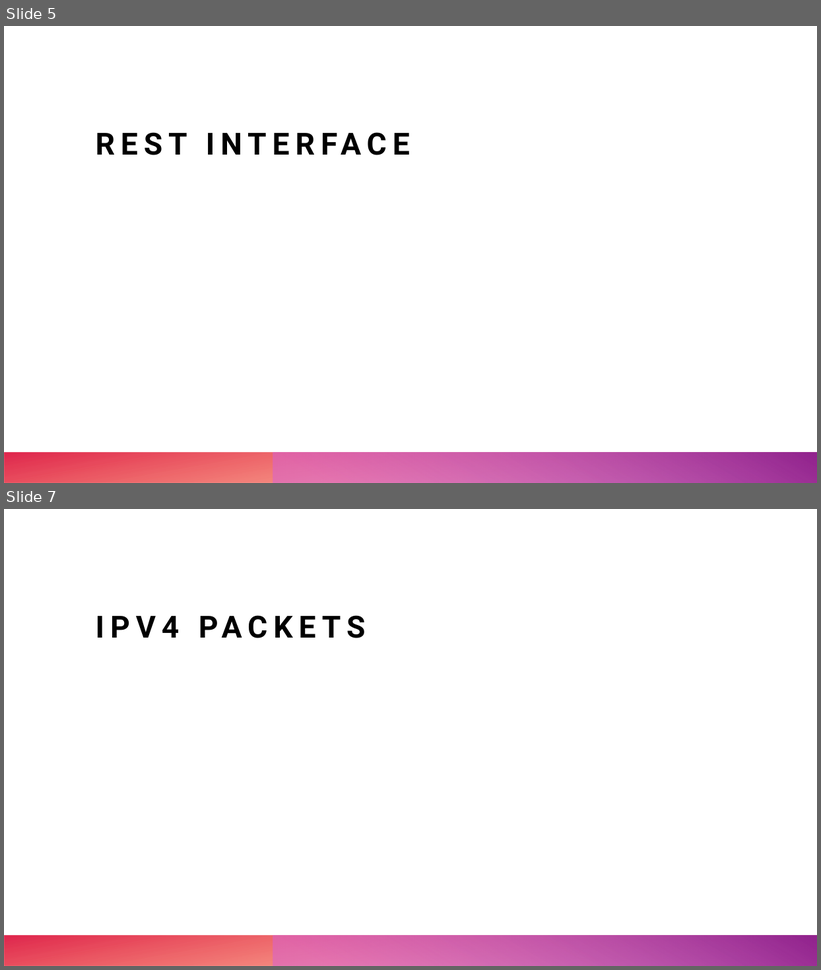
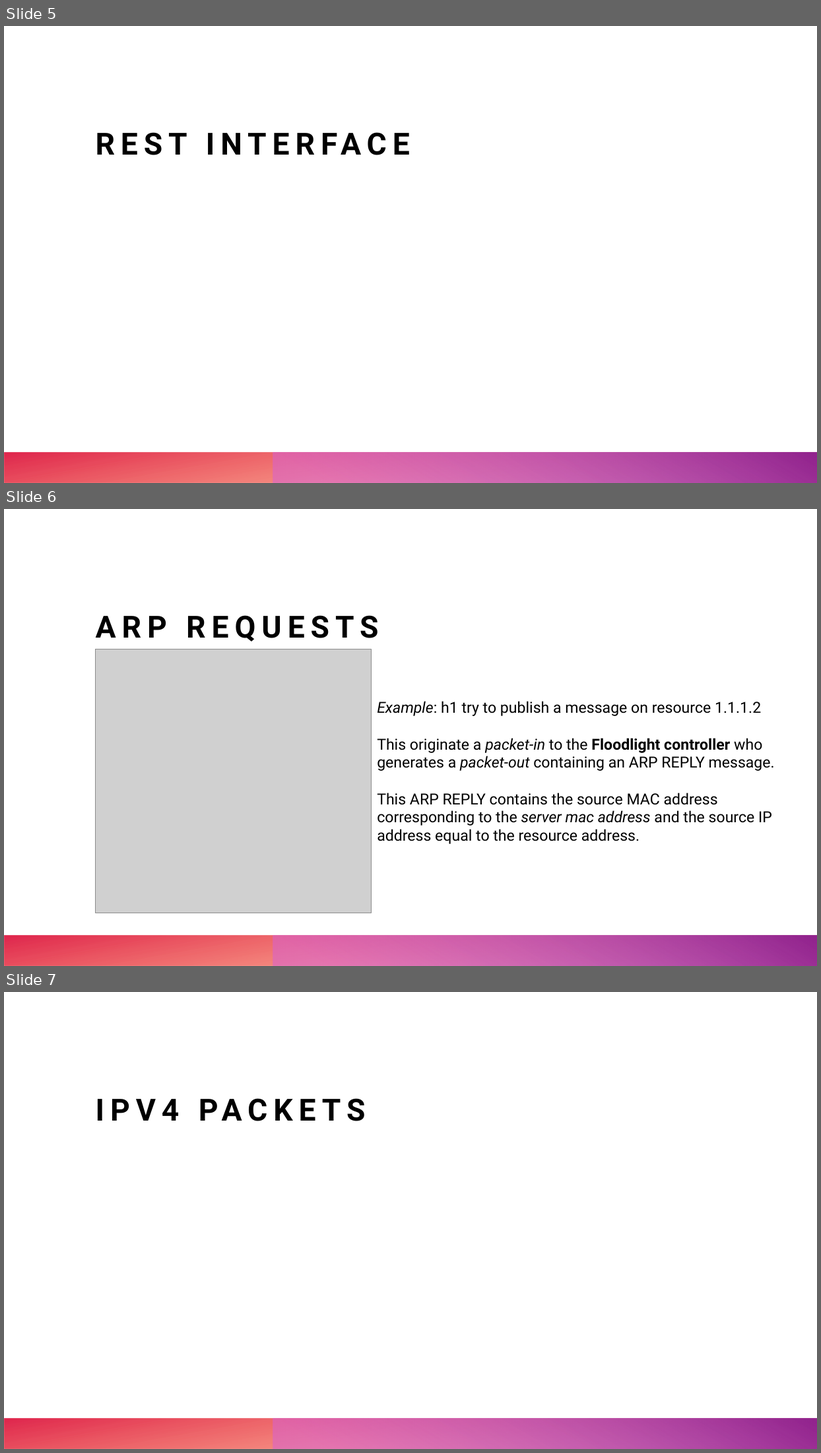
Before and after one commit to leonardopoggiani/ANAWS-project, a slide deck: DistributedMessageBroker.pptx. Shown one above the other, each under a label of ours: slides 5 and 7 before the commit, slides 5, 6 and 7 after it; the slides between them are not shown. The pictures are 821x970 and 821x1453 pixels, drawn with LibreOffice and Linux fonts; fonts in the diff are those of the drawing; grey boxes stand for pictures. Boxes give left, top, right and bottom in pixels: in the first picture for what was removed or moved away, otherwise in the second. Text is boxed around its words. In the diff, an @@ line names an element or a change of style, - is before the commit and + after.

```diff
--- a/DistributedMessageBroker.pptx
+++ b/DistributedMessageBroker.pptx
@@ slide 6 added at (4, 509, 817, 966), background #FFFFFF; not listed: 2 template elements that a slide beside it also shows @@
@@ title added at (96, 615, 378, 642), 36 pt, text #000000, bold @@
+ARP REQUESTS
@@ picture added at (96, 650, 371, 914) @@
@@ text added at (377, 701, 775, 844), 18 pt, text #000000 @@
+Example: h1 try to publish a message on resource 1.1.1.2
+This originate a packet-in to the Floodlight controller who generates a packet-out containing an ARP REPLY message.
+This ARP REPLY contains the source MAC address corresponding to the server mac address and the source IP address equal to the resource address.
```
Also in this commit, not shown: 9 other slides added, 2 slides removed, 3 other files.
